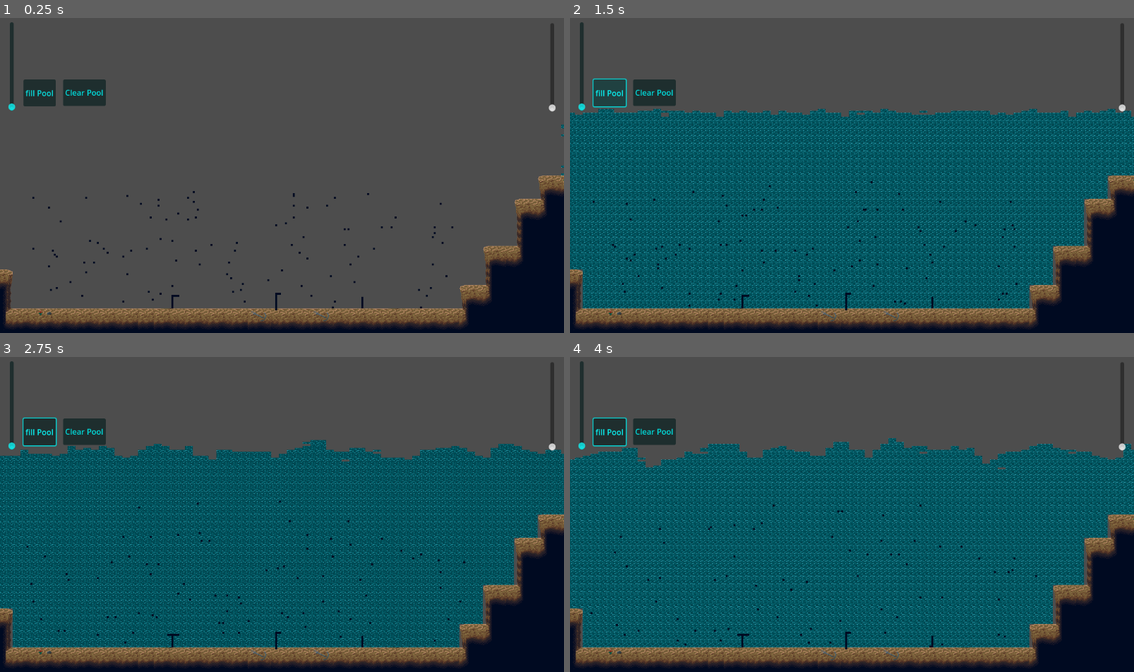
Above: before the commit, frames 1-4 (two rows, left to right).
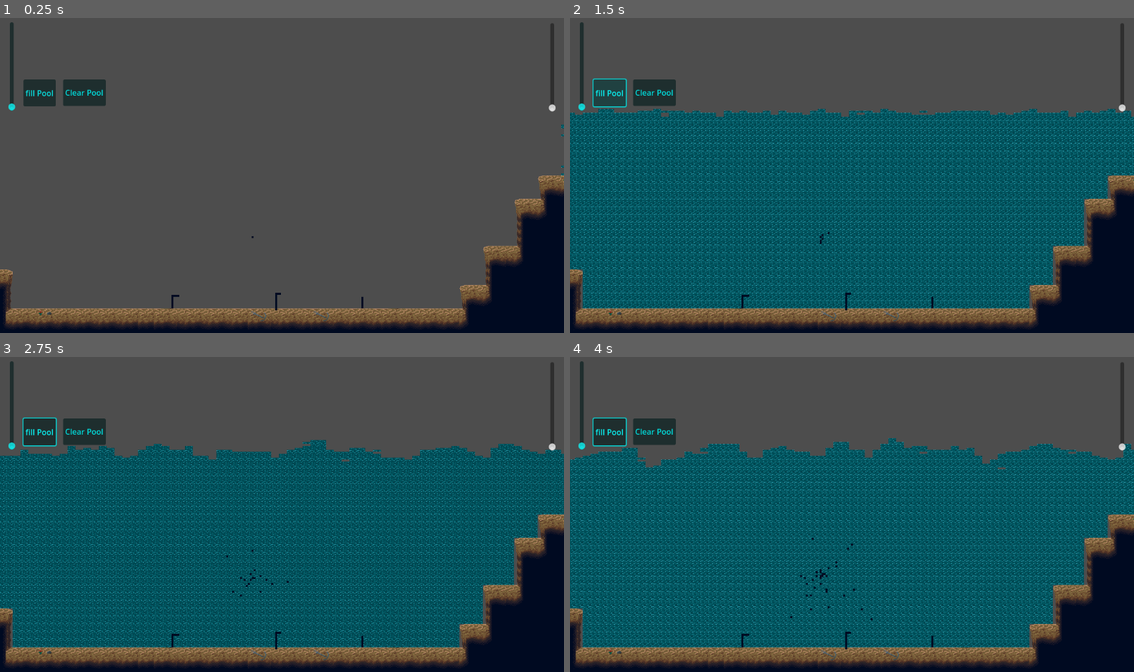
Above: after the commit, the same moments.

Repository: ValentinBirth/Korallenwachstum
Game: Godot game, scene res://scenes/main.tscn
Two runs of this game, one before a commit and one after it. Both use one fixed random seed, a clock stepped at 60 frames per second and the inputs below.
Inputs (mouse positions are in pixels of both pictures, inside the frame that each line leads up to):
- Up to frame 1 (0.25 s): no input
- Up to frame 2 (1.5 s): click "Clear Pool" at 0.5 s; click "fill Pool" at 1.25 s
- Up to frame 3 (2.75 s): move the mouse to (406, 498) at 2.02 s; hold Right (ui_right) from 2.03 s (still down); click (406, 498) at 2.1 s
- Up to frame 4 (4 s): move the mouse to (739, 530) at 2.77 s; release Right (ui_right) at 2.78 s; hold Down (ui_down) 2.78-3.53 s; right-click (739, 530) at 2.85 s; move the mouse to (908, 445) at 3.52 s; hold Right (ui_right) from 3.53 s (still down); tap Mouse wheel up (zoom_in) at 3.6 s

The runs differ from the first frame. In frame 1, 0.2% of the frame differs, in the area x 5-81%, y 54-93%; in frame 2, 0.2%; in frame 3, 0.2%; in frame 4, 0.3%, in the area x 3-83%, y 46-93%.

Commit message:
improved particle spawning

Diff:
--- a/scenes/main/code/CoralSimulation.gd
+++ b/scenes/main/code/CoralSimulation.gd
@@ -2,8 +2,7 @@
 
 class_name CoralSimulation
 
-@export var particle_count: int = 100
-@export var growth_rate: float = 0.05
+@export var particle_count: int = 1000
 
 var coral_source_id: int
 
@@ -13,6 +12,7 @@
 # Dictionaries zur Speicherung der Korallen und Partikel
 var cells = {}  # Dictionary: Vector2i -> Coral
 var particles = {}  # Dictionary: Vector2i -> 1 (existierende Partikel)
+var particleSource = []
 
 # Setup initial coral tiles
 func setCells(new_cells):
@@ -24,6 +24,9 @@
 func getParticles():
 	return particles
 
+func setParticleSource(array: Array):
+	particleSource = array
+
 # Initialize terrain and coral layers
 func set_water_layer(layer: TileMapLayer):
 	water_layer = layer
@@ -33,13 +36,6 @@
 
 func set_terrain_layer(layer: TileMapLayer):
 	terrain_layer = layer
-
-func is_solid(pos: Vector2i) -> bool:
-	if water_layer == null:
-		return false
-	var world_pos = coral_layer.to_global(pos)
-	var terrain_pos = water_layer.to_local(world_pos)
-	return water_layer.get_cell_source_id(terrain_pos) != -1  # Check if a tile exists
 
 func is_valid_position(pos: Vector2i) -> bool:
 	# Calculate the scale ratio between water and coral layers
@@ -65,15 +61,9 @@
 
 # Spawn wandering particles randomly around coral
 func spawn_particles():
-	print("Spawning particles...")
-	for i in range(particle_count):
-		var particle_pos = Vector2i(
-			randi_range(-226, -8),
-			randi_range(40, 99)
-		)
-		#print("Particle created at: ", particle_pos)  # Ausgabe zur Überprüfung der Position
-
-		particles[particle_pos] = 1
+	for source_pos in particleSource:
+		if particleSource.size() < particle_count and !particles.has(source_pos):
+			particles[source_pos] = 1
 
 func canMove(pos: Vector2i):
 	#return pos.x >= -45 and pos.x <= 120 and pos.y >= 85 and pos.y <= 100 and !particles.has(pos)
@@ -85,6 +75,8 @@
 # Move particles randomly (with radial growth and branching)
 func move_particles():
 	var new_particles = {}
+
+	spawn_particles()
 
 	for particle_pos in particles.keys():
 		var stuck = false  # Flag to track if particle sticks to coral
--- a/scenes/main/code/main.gd
+++ b/scenes/main/code/main.gd
@@ -35,6 +35,10 @@
 	Vector2i(14,4)
 ]
 
+@export var particle_source_positions: Array[Vector2i] = [
+	Vector2i(-110,63)
+]
+
 @export var drain_positions: Array[Vector2i] = [
 	Vector2i(-64,1),
 	Vector2i(-64,2),
@@ -67,6 +71,7 @@
 #	coral_simulation.set_terrain_layer(terrain_layer)
 	coral_simulation.set_coral_layer(coral_layer)
 	coral_simulation.set_water_layer(water_layer)
+	coral_simulation.setParticleSource(particle_source_positions)
 	coral_simulation.set_terrain_layer(water_layer)
 	coral_simulation.setCells(findCoralCells())
 	coral_simulation.spawn_particles()
